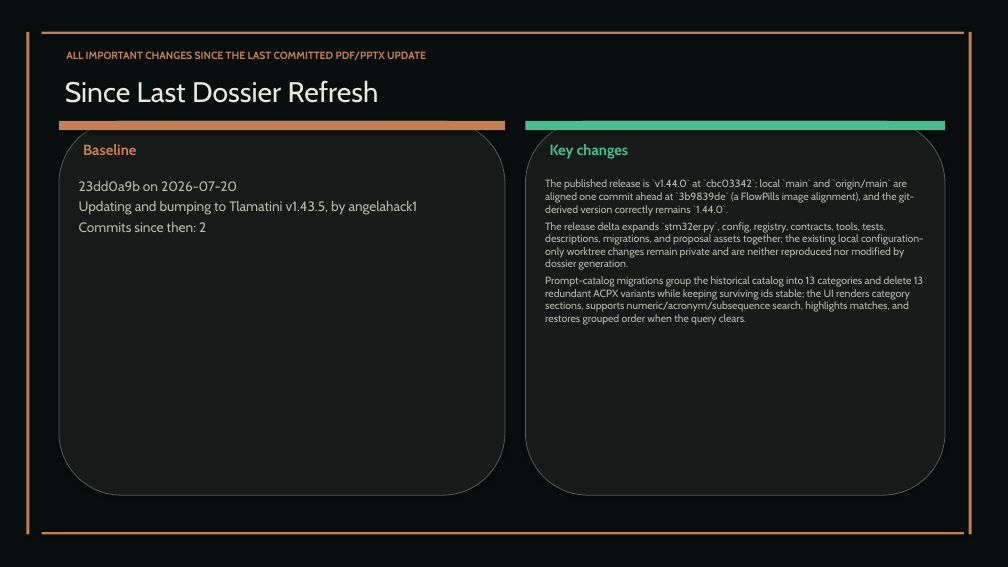
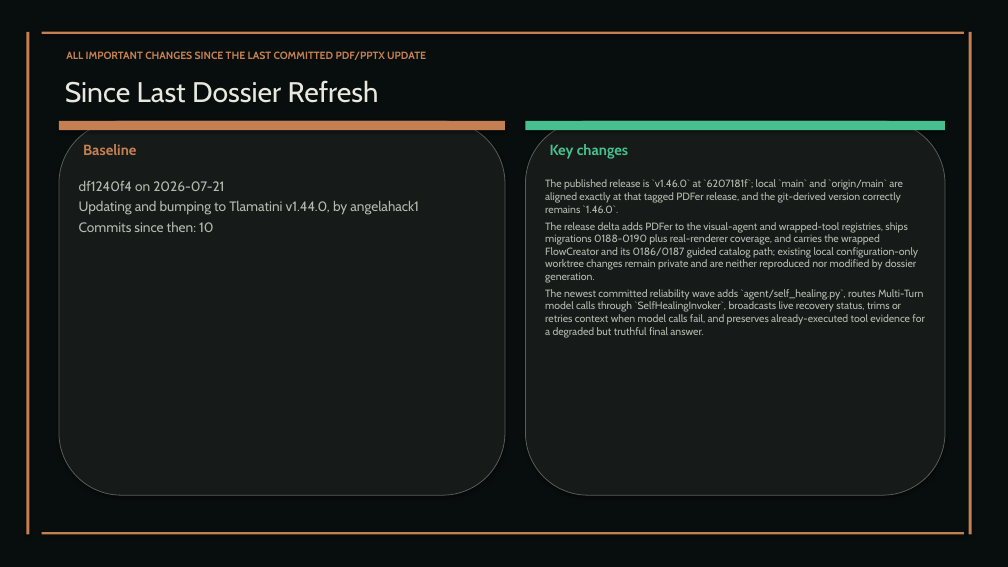
Before and after one commit to XAIHT/Tlamatini, a slide deck: slide 107 of Tlamatini_eXtended_Artificial_Intelligence_Humanly_Tempered.pptx. Drawn at 1008x567 pixels with LibreOffice and Linux fonts; fonts in the diff are those of the drawing. Boxes give left, top, right and bottom in pixels: in the first picture for what was removed or moved away, otherwise in the second. Text is boxed around its words. In the diff, an @@ line names an element or a change of style, - is before the commit and + after.

Commit message:
Bumping visual documentation to 1.46.0 to visual documentation, by angelahack1

```diff
--- a/Tlamatini_eXtended_Artificial_Intelligence_Humanly_Tempered.pptx
+++ b/Tlamatini_eXtended_Artificial_Intelligence_Humanly_Tempered.pptx
@@ text at <box>545,179,924,338</box>: text changed @@
-The published release is `v1.44.0` at `cbc03342`; local `main` and `origin/main` are aligned one commit ahead at `3b9839de` (a FlowPills image alignment), and the git-derived version correctly remains `1.44.0`.
-The release delta expands `stm32er.py`, config, registry, contracts, tools, tests, descriptions, migrations, and proposal assets together; the existing local configuration-only worktree changes remain private and are neither reproduced nor modified by dossier generation.
-Prompt-catalog migrations group the historical catalog into 13 categories and delete 13 redundant ACPX variants while keeping surviving ids stable; the UI renders category sections, supports numeric/acronym/subsequence search, highlights matches, and restores grouped order when the query clears.
+The published release is `v1.46.0` at `6207181f`; local `main` and `origin/main` are aligned exactly at that tagged PDFer release, and the git-derived version correctly remains `1.46.0`.
+The release delta adds PDFer to the visual-agent and wrapped-tool registries, ships migrations 0188-0190 plus real-renderer coverage, and carries the wrapped FlowCreator and its 0186/0187 guided catalog path; existing local configuration-only worktree changes remain private and are neither reproduced nor modified by dossier generation.
+The newest committed reliability wave adds `agent/self_healing.py`, routes Multi-Turn model calls through `SelfHealingInvoker`, broadcasts live recovery status, trims or retries context when model calls fail, and preserves already-executed tool evidence for a degraded but truthful final answer.
@@ text at <box>79,181,419,232</box>: text changed @@
-23dd0a9b on 2026-07-20
-Updating and bumping to Tlamatini v1.43.5, by angelahack1
-Commits since then: 2
+df1240f4 on 2026-07-21
+Updating and bumping to Tlamatini v1.44.0, by angelahack1
+Commits since then: 10
```
Also in this commit, not shown: 50 other slides changed, 2 slides added, 3 other files.
